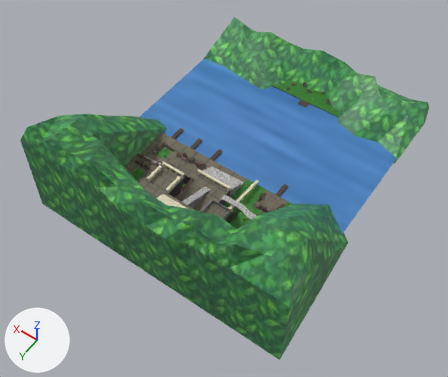
An edit to the FBX model Assets/Prefabs/Maps/NuevoMapa.fbx, drawn before and after from the same camera.
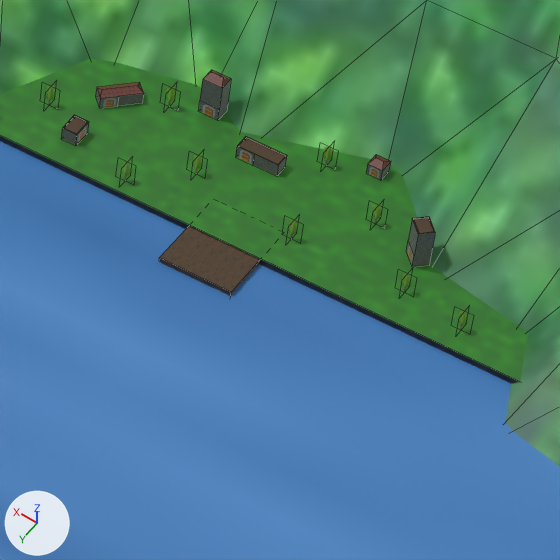
Old and new are each drawn whole from a camera (50 mm lens) standing at (-744.0, 1024.0, 1657.0) and looking at (-35.0, 32.0, 98.0) and again close up on the part from 62% to 77% of the width and 20% to 37% of the height. The axes (+X, +Y, +Z) are drawn at lower left. The lights are the same throughout. The close-ups show mesh edges as thin lines.
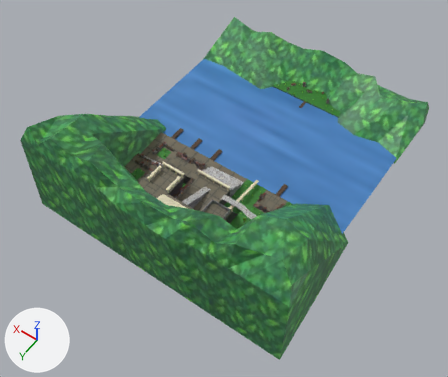
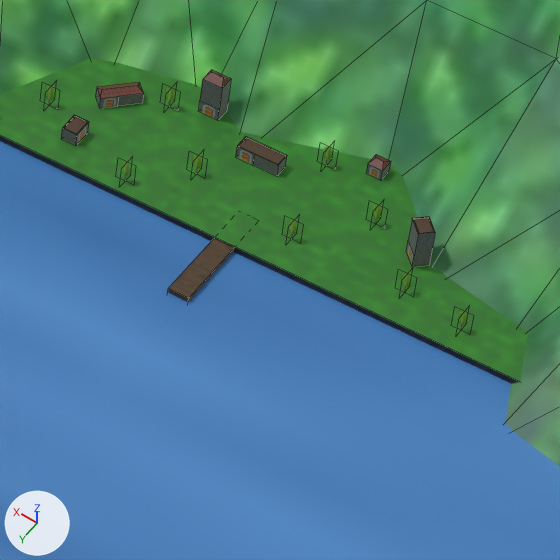
What differs and where, as boxes [x1, y1, x2, y2] in the close-ups (560 x 560 px; the box of a moved part takes in the faces that stretch with it):
part 1 of me_cube, moved or reshaped: before [159, 226, 260, 296]; after [168, 239, 234, 302]

Diff of the bpy script that builds the scene:
```diff
--- a/Assets/Prefabs/Maps/NuevoMapa.fbx.py
+++ b/Assets/Prefabs/Maps/NuevoMapa.fbx.py
@@ me_cube @@
 me_cube.from_pydata(...)  # 2748 vertices, 2212 faces; spans x -472.0..454.0, y -646.0..398.0, z 4.0..413.0
 # used by ob_cube; location = (0.0, 0.0, 0.0)
+# me_cube part 1: the loose piece of 8 vertices spanning x -52.0..-17.0, y -493.0..-450.0, z 76.0..82.0 is scaled about its middle by (0.285, 1.31, 1), then moved by (0.0, 7.0, 0.0)
 me_cube.materials.append(mat_placeholder)
```
